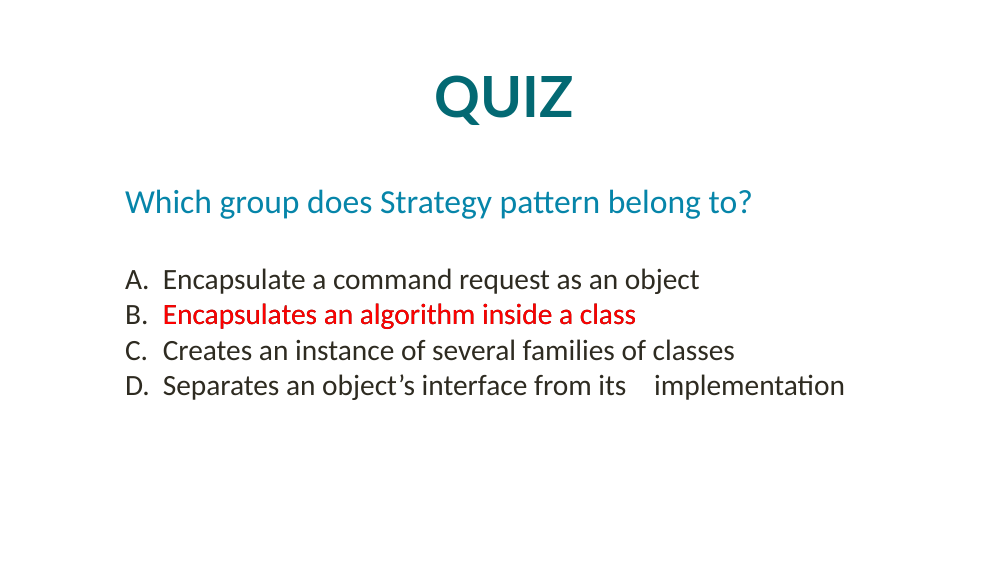
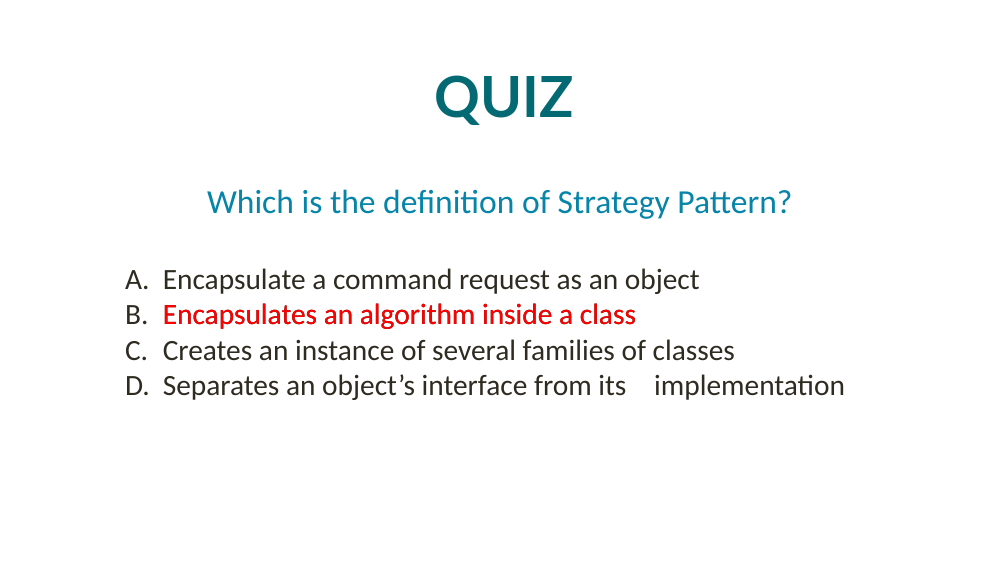
Before and after one commit to ntninh18/crossy-road, a slide deck: slide 20 of seminar/StrategyPattern.pptx (slide 18 before the commit). Drawn at 1008x567 pixels with LibreOffice and Linux fonts; fonts in the diff are those of the drawing. Boxes give left, top, right and bottom in pixels: in the first picture for what was removed or moved away, otherwise in the second. Text is boxed around its words. In the diff, an @@ line names an element or a change of style, - is before the commit and + after.

Commit message:
hoàn thành slide StrategyPattern

```diff
--- a/seminar/StrategyPattern.pptx
+++ b/seminar/StrategyPattern.pptx
@@ text at box(207, 189, 792, 219): text changed @@
-Which group does Strategy pattern belong to?
+Which is the definition of Strategy Pattern?
```
Also in this commit, not shown: 4 other slides changed, 8 slides added, 4 slides removed.
